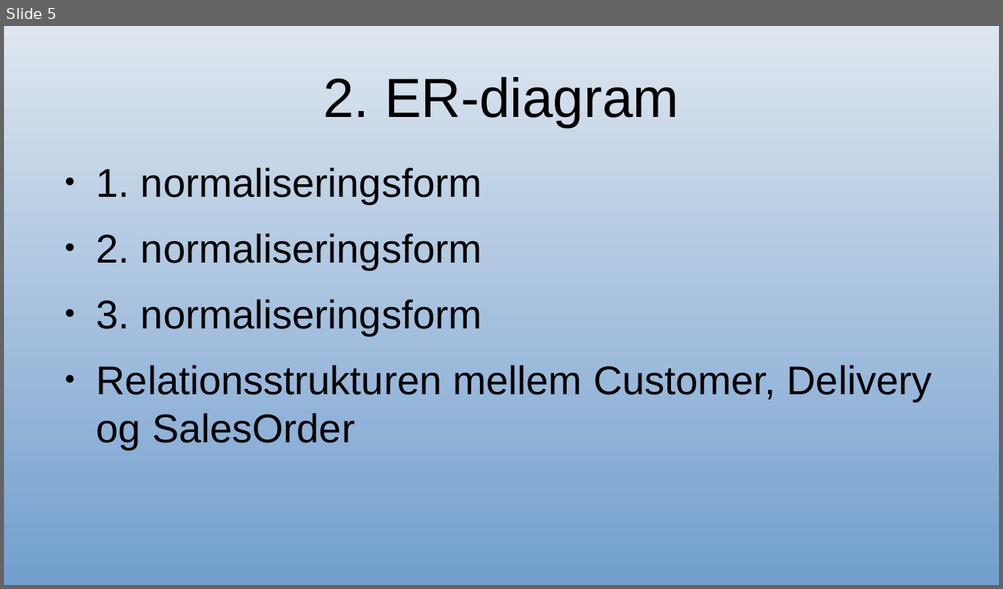
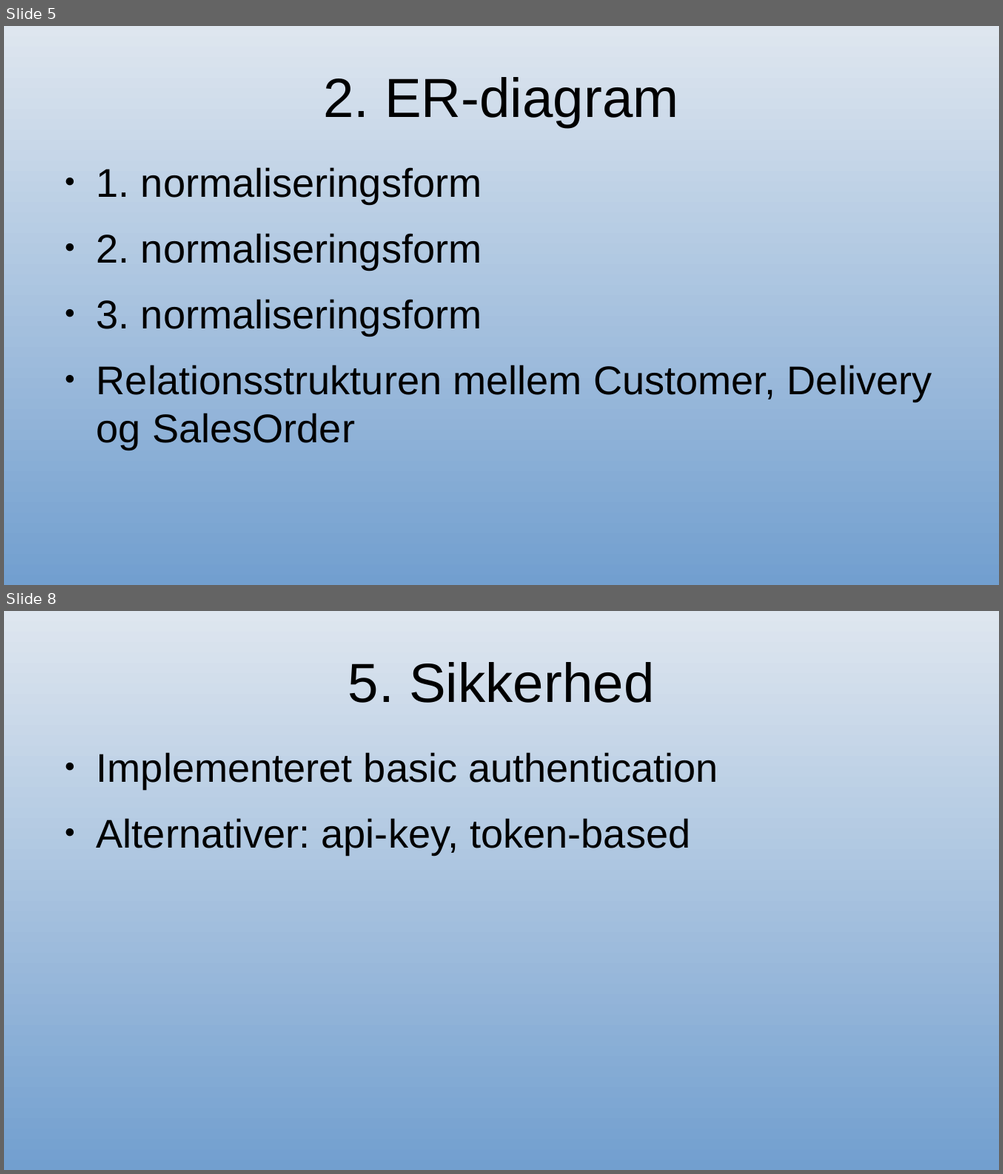
Before and after one commit to Developerlink/H3Webshop, a slide deck: Documentation/evaluation_presentation.odp. Shown one above the other, each under a label of ours: slide 5 before the commit, slides 5 and 8 after it; the slides between them are not shown. The pictures are 1003x589 and 1003x1174 pixels, drawn with LibreOffice and Linux fonts; fonts in the diff are those of the drawing. Boxes give left, top, right and bottom in pixels: in the first picture for what was removed or moved away, otherwise in the second. Text is boxed around its words. In the diff, an @@ line names an element or a change of style, - is before the commit and + after.

```diff
--- a/Documentation/evaluation_presentation.odp
+++ b/Documentation/evaluation_presentation.odp
@@ slide 8 added at (4,611,999,1170), background gradient #DEE6EF to #729FCF @@
@@ title added at (348,662,654,703), 44 pt, text #000000 @@
+5. Sikkerhed
@@ text added at (96,752,717,854), 32 pt, text #000000 @@
+● Implementeret basic authentication
+● Alternativer: api-key, token-based
```
Also in this commit, not shown: 1 slide changed, 4 other slides added, 5 slides removed, 40 other files.
